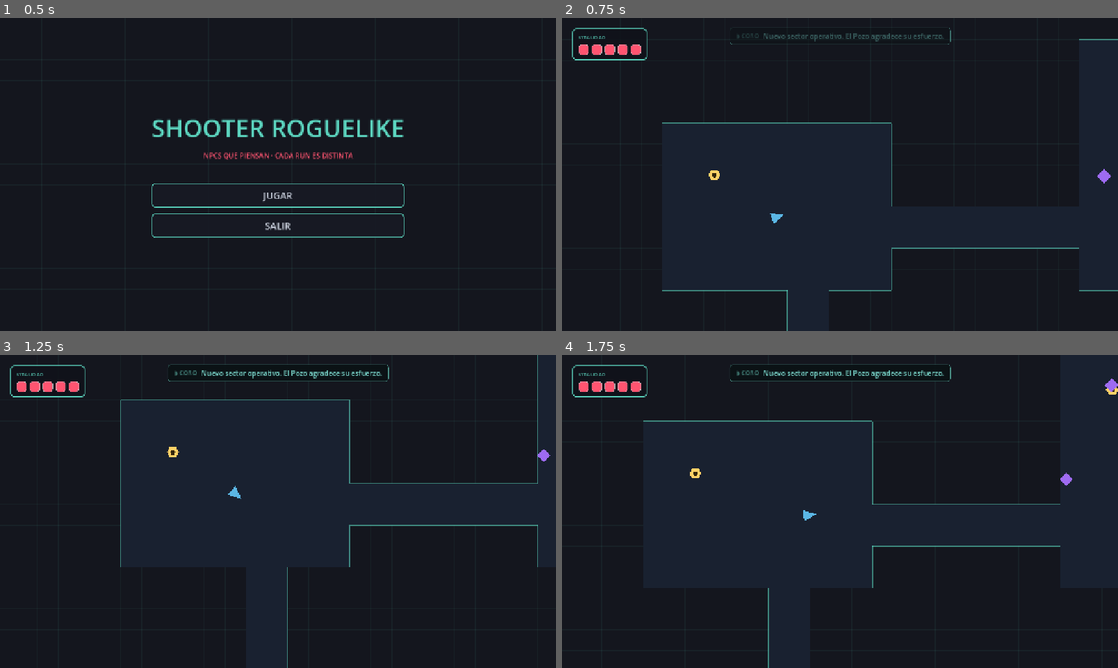
Above: before the commit, frames 1-4 (two rows, left to right).
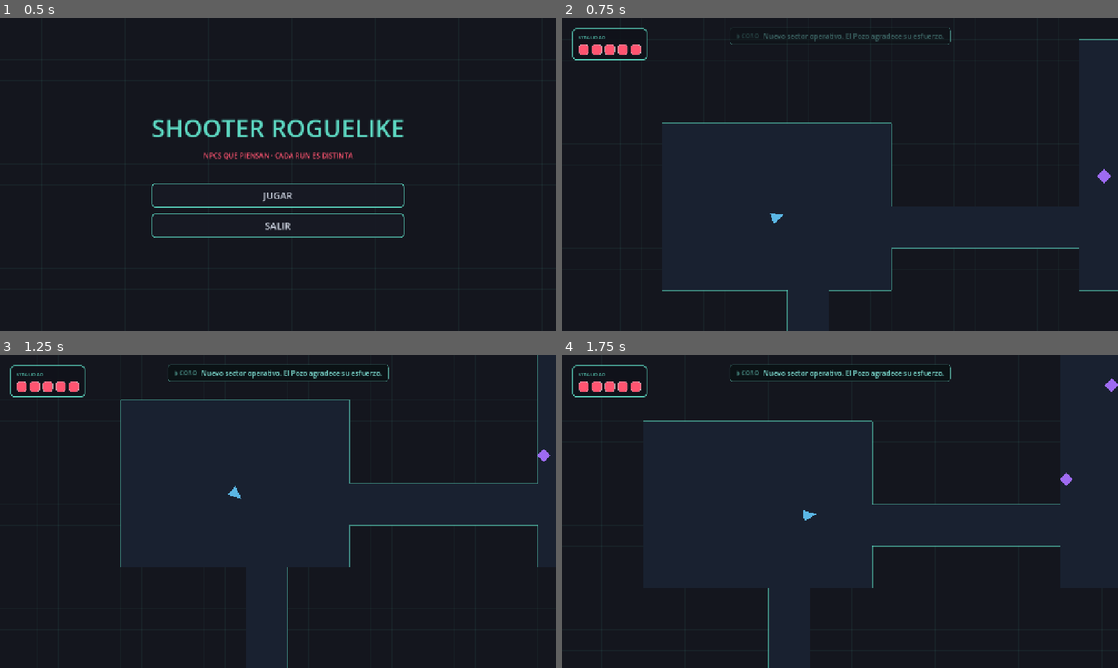
Above: after the commit, the same moments.

Repository: Im-diegollull/Shooter-Roguelike
Game: Godot game, scene res://scenes/ui/MainMenu.tscn
The game is run twice, just before and just after one commit, with the same random seed, the same clock (stepped at 60 frames per second) and the same inputs.
Inputs (mouse positions are in pixels of both pictures, inside the frame that each line leads up to):
- Up to frame 1 (0.5 s): no input
- Up to frame 2 (0.75 s): click "JUGAR" at 0.5 s
- Up to frame 3 (1.25 s): no input
- Up to frame 4 (1.75 s): tap Enter at 1.25 s; move the mouse to (962, 495) at 1.27 s; hold D (move_right) from 1.28 s (still down); hold E (interact) from 1.28 s (still down)

Frame 1 is identical in both runs. In frame 2, less than 0.1% of the frame differs, in the area x 26-29%, y 48-52%; in frame 3, less than 0.1%; in frame 4, less than 0.1%, in the area x 23-100%, y 10-40%.
Error after the commit: Invalid assignment of property or key 'interruptible_by_coro' with value of type 'bool' on a base object of type 'StaticBody2D (NPC)'. (res://scripts/generatio…

Commit message:
feat: progresión de pisos con portal de descenso (regenera el nivel)

Diff:
--- /dev/null
+++ b/scenes/world/Exit.gd
@@ -0,0 +1,63 @@
+class_name Exit
+extends Area2D
+
+## Portal de descenso al siguiente piso. Emite `reached` la primera vez que el
+## jugador entra. Se dibuja en código (rombo neón + chevrones) como el resto.
+
+signal reached
+
+const RADIUS := 30.0
+const COLOR_RING := Color("5cd6c0")
+const COLOR_GLOW := Color(0.36, 0.84, 0.75, 0.14)
+
+var _used: bool = false
+
+func _ready() -> void:
+	collision_layer = 0
+	collision_mask = 1  # capa del jugador
+	monitoring = true
+
+	var shape := CollisionShape2D.new()
+	var circle := CircleShape2D.new()
+	circle.radius = RADIUS
+	shape.shape = circle
+	add_child(shape)
+
+	var label := Label.new()
+	label.text = "▼ BAJAR ▼"
+	label.add_theme_color_override("font_color", COLOR_RING)
+	label.add_theme_font_size_override("font_size", 13)
+	label.position = Vector2(-34, RADIUS + 6)
+	add_child(label)
+
+	body_entered.connect(_on_body_entered)
+	_pulse()
+
+func _on_body_entered(body: Node) -> void:
+	if _used:
+		return
+	if body.is_in_group("player"):
+		_used = true
+		reached.emit()
+
+## Latido suave para que el portal se lea como "interactúa aquí".
+func _pulse() -> void:
+	var tw := create_tween().set_loops()
+	tw.tween_property(self, "scale", Vector2.ONE * 1.12, 0.7).set_trans(Tween.TRANS_SINE)
+	tw.tween_property(self, "scale", Vector2.ONE, 0.7).set_trans(Tween.TRANS_SINE)
+
+func _draw() -> void:
+	# Halo tenue.
+	draw_circle(Vector2.ZERO, RADIUS + 6.0, COLOR_GLOW)
+	# Rombo neón (contorno).
+	var d := RADIUS
+	var diamond := PackedVector2Array([
+		Vector2(0, -d), Vector2(d, 0), Vector2(0, d), Vector2(-d, 0), Vector2(0, -d),
+	])
+	draw_polyline(diamond, COLOR_RING, 2.0)
+	# Rombo interior más pequeño.
+	var i := d * 0.55
+	var inner := PackedVector2Array([
+		Vector2(0, -i), Vector2(i, 0), Vector2(0, i), Vector2(-i, 0), Vector2(0, -i),
+	])
+	draw_polyline(inner, Color(COLOR_RING, 0.6), 1.5)
--- a/scripts/generation/LevelGenerator.gd
+++ b/scripts/generation/LevelGenerator.gd
@@ -8,6 +8,7 @@
 const CHASER_SCENE: PackedScene = preload("res://scenes/enemies/Enemy.tscn")
 const RANGED_SCENE: PackedScene = preload("res://scenes/enemies/RangedEnemy.tscn")
 const NPC_SCENE: PackedScene = preload("res://scenes/npcs/NPC.tscn")
+const EXIT_SCRIPT: GDScript = preload("res://scenes/world/Exit.gd")
 
 ## Layer 5 (valor 16) reservada para el entorno/muros.
 const WALLS_LAYER: int = 16
@@ -31,6 +32,10 @@
 var _rng := RandomNumberGenerator.new()
 var _floor: PackedByteArray
 var _enemies_root: Node2D
+## Nodo que agrupa todo el contenido del piso (muros, NPCs, enemigos, salida).
+## Se libera y se reconstruye entero al bajar de piso.
+var _content: Node2D
+var _descending: bool = false
 
 # --- Hoja del árbol BSP ---
 class Leaf:
@@ -50,14 +55,41 @@
 
 func _ready() -> void:
 	_rng.randomize()
+	build_floor()
+
+## Construye (o reconstruye) el piso completo desde cero.
+func build_floor() -> void:
+	if _content != null:
+		# Seguro: build_floor solo corre desde _ready o desde descend (diferido),
+		# nunca durante el procesado de física, así que free() inmediato es válido
+		# y deja el nombre "Floor" limpio para el piso nuevo.
+		_content.free()
+	_content = Node2D.new()
+	_content.name = "Floor"
+	add_child(_content)
+
 	generate()
 	_build_walls()
-	_draw_ready()
 	_place_player()
+	_reposition_allies()
 	_spawn_npcs()
 	_spawn_enemies()
+	_place_exit()
+	_draw_ready()
 	# CORO da la bienvenida al piso (espera a que el jugador exista en escena).
 	Coro.announce_floor()
+	_descending = false
+
+## Baja al siguiente piso: suma el progreso y regenera todo (el jugador persiste).
+func descend() -> void:
+	if _descending:
+		return
+	_descending = true
+	RunMemory.floors_cleared += 1
+	RunMemory.add_event("Bajaste al piso %d del Pozo" % (RunMemory.floors_cleared + 1))
+	# Diferido: `descend` viene de un callback de física (body_entered) y no se
+	# pueden liberar/crear cuerpos con colisión mientras se procesa la física.
+	build_floor.call_deferred()
 
 # --- Generación ---
 
@@ -177,7 +209,7 @@
 	body.name = "Walls"
 	body.collision_layer = WALLS_LAYER
 	body.collision_mask = 0
-	add_child(body)
+	_content.add_child(body)
 
 	# Un tile es muro si es roca y toca suelo por algún lado (contorno cerrado).
 	for y in grid_height:
@@ -207,6 +239,16 @@
 	if player == null or rooms.is_empty():
 		return
 	player.global_position = _tile_center(rooms[0].position + rooms[0].size / 2)
+
+## Al bajar de piso, trae a los aliados junto al jugador (evita que queden
+## atrapados en coordenadas del piso anterior, tras un muro).
+func _reposition_allies() -> void:
+	var player: Node2D = get_tree().get_first_node_in_group("player")
+	if player == null:
+		return
+	for ally in get_tree().get_nodes_in_group("ally"):
+		if ally is Node2D:
+			ally.global_position = player.global_position
 
 func _spawn_npcs() -> void:
 	if rooms.is_empty():
@@ -230,6 +272,7 @@
 			"greeting": "Eh, tú tampoco pintas de guardia. Baja el arma, ¿ya? ¿Y tú por quién bajas?",
 			"can_defect": true,
 			"loyalty_by_attention": true,
+			"interruptible_by_coro": false,
 		},
 	]
 	# Sala 0 junto al jugador; el resto en salas separadas.
@@ -243,13 +286,14 @@
 		npc.greeting = data["greeting"]
 		npc.can_defect = data.get("can_defect", false)
 		npc.loyalty_by_attention = data.get("loyalty_by_attention", false)
+		npc.interruptible_by_coro = data.get("interruptible_by_coro", true)
 		npc.global_position = _tile_center(room.position + Vector2i(2, 2))
-		add_child(npc)
+		_content.add_child(npc)
 
 func _spawn_enemies() -> void:
 	_enemies_root = Node2D.new()
 	_enemies_root.name = "Enemies"
-	add_child(_enemies_root)
+	_content.add_child(_enemies_root)
 
 	# La sala 0 es el spawn del jugador: se deja despejada.
 	for i in range(1, rooms.size()):
@@ -262,6 +306,24 @@
 			var ty := _rng.randi_range(room.position.y + 1, room.position.y + room.size.y - 2)
 			enemy.global_position = _tile_center(Vector2i(tx, ty))
 			_enemies_root.add_child(enemy)
+
+## Coloca el portal de descenso en la sala más lejana a la de inicio (sala 0).
+func _place_exit() -> void:
+	if rooms.size() < 2:
+		return
+	var start := Vector2(rooms[0].position + rooms[0].size / 2)
+	var best_room := 1
+	var best_dist := -1.0
+	for i in range(1, rooms.size()):
+		var c := Vector2(rooms[i].position + rooms[i].size / 2)
+		var d := start.distance_squared_to(c)
+		if d > best_dist:
+			best_dist = d
+			best_room = i
+	var exit: Area2D = EXIT_SCRIPT.new()
+	exit.global_position = _tile_center(rooms[best_room].position + rooms[best_room].size / 2)
+	exit.reached.connect(descend)
+	_content.add_child(exit)
 
 func _tile_center(tile: Vector2i) -> Vector2:
 	return Vector2((tile.x + 0.5) * tile_size, (tile.y + 0.5) * tile_size)
